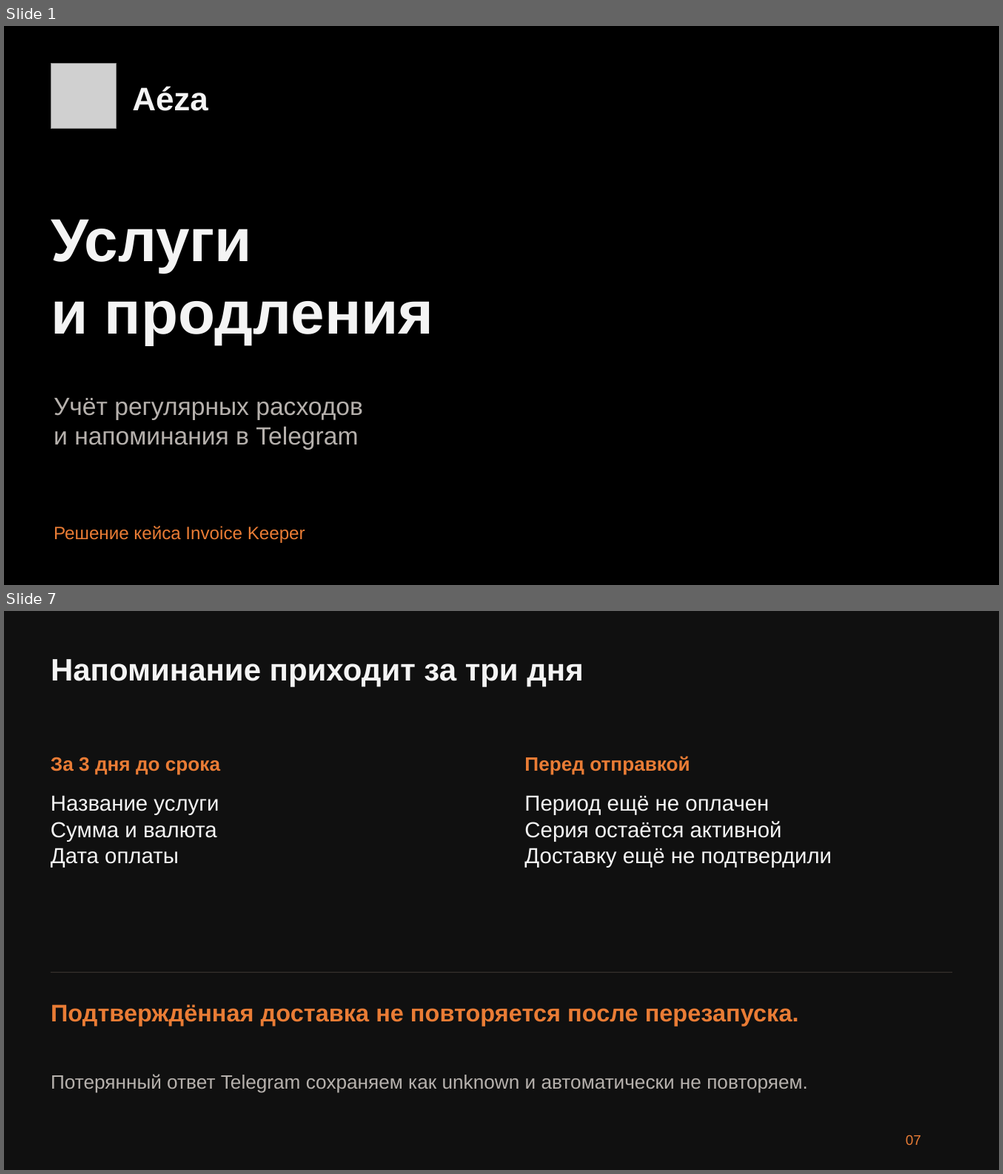
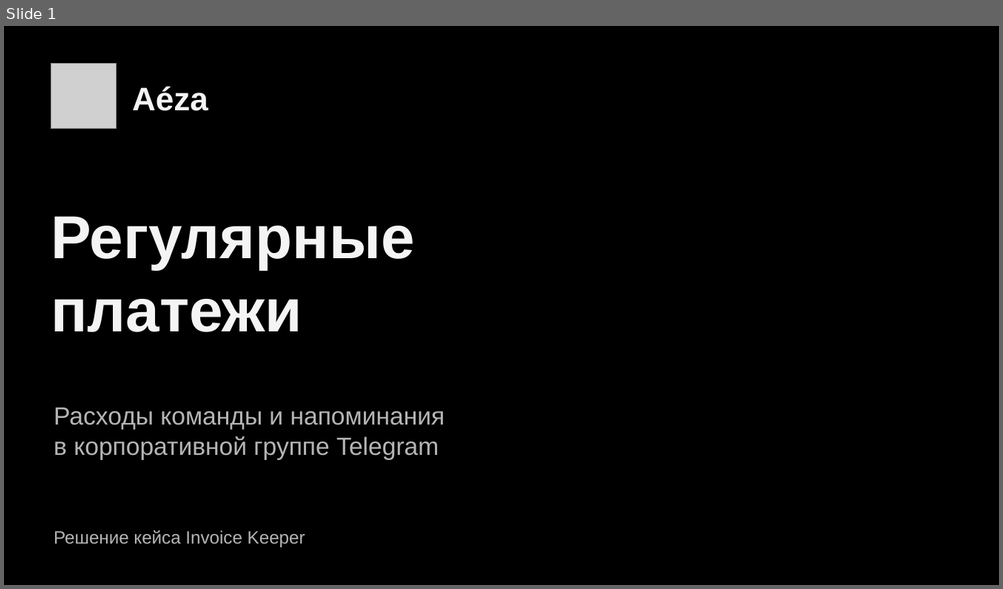
Before and after one commit to MadSparr0w0/aeza-renewals, a slide deck: deliverables/Rex_aeza_InvoiceKeeper.pptx. Shown one above the other, each under a label of ours: slides 1 and 7 before the commit, slide 1 after it; the slides between them are not shown. The pictures are 1003x1174 and 1003x589 pixels, drawn with LibreOffice and Linux fonts; fonts in the diff are those of the drawing; grey boxes stand for pictures. Boxes give left, top, right and bottom in pixels: in the first picture for what was removed or moved away, otherwise in the second. Text is boxed around its words. In the diff, an @@ line names an element or a change of style, - is before the commit and + after.

```diff
--- a/deliverables/Rex_aeza_InvoiceKeeper.pptx
+++ b/deliverables/Rex_aeza_InvoiceKeeper.pptx
@@ slide 7 removed at bbox=[4, 611, 999, 1170], background #101010 @@
@@ text removed at bbox=[51, 659, 583, 686] @@
-Напоминание приходит за три дня
@@ text removed at bbox=[51, 757, 220, 775] @@
-За 3 дня до срока
@@ text removed at bbox=[524, 756, 689, 775] @@
-Перед отправкой
@@ text removed at bbox=[51, 795, 219, 868] @@
-Название услуги
-Сумма и валюта
-Дата оплаты
@@ text removed at bbox=[524, 795, 831, 868] @@
-Период ещё не оплачен
-Серия остаётся активной
-Доставку ещё не подтвердили
@@ rectangle removed at bbox=[51, 972, 951, 973] @@
@@ text removed at bbox=[51, 1005, 799, 1026] @@
-Подтверждённая доставка не повторяется после перезапуска.
@@ text removed at bbox=[51, 1074, 808, 1093] @@
-Потерянный ответ Telegram сохраняем как unknown и автоматически не повторяем.
@@ text removed at bbox=[905, 1136, 921, 1145] @@
-07
@@ slide 1 changed as well @@
@@ text at bbox=[51, 216, 415, 332]: text changed @@
-Услуги
-и продления
+Регулярные
+платежи
@@ text at bbox=[54, 408, 445, 460]: text changed; text colour #B6B1AD to #B5B5B5 @@
-Учёт регулярных расходов
-и напоминания в Telegram
+Расходы команды и напоминания
+в корпоративной группе Telegram
@@ text "Решение кейса Invoice Keeper" at bbox=[54, 531, 305, 548]: text colour #E97C35 to #B5B5B5 @@
```
Also in this commit, not shown: 6 other slides changed, 8 slides added, 7 other slides removed, 9 other files.
